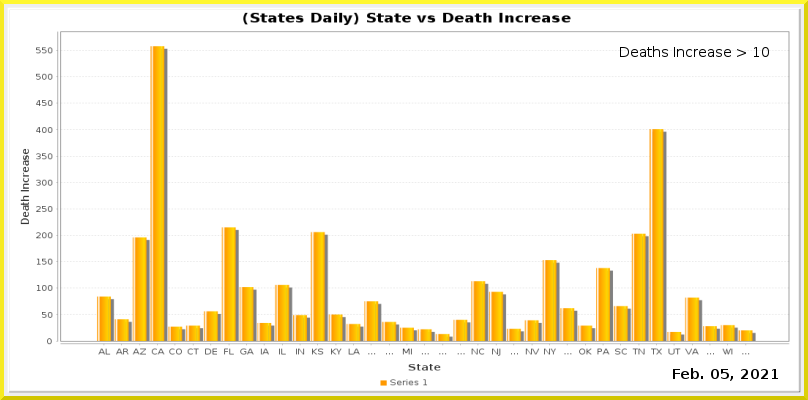
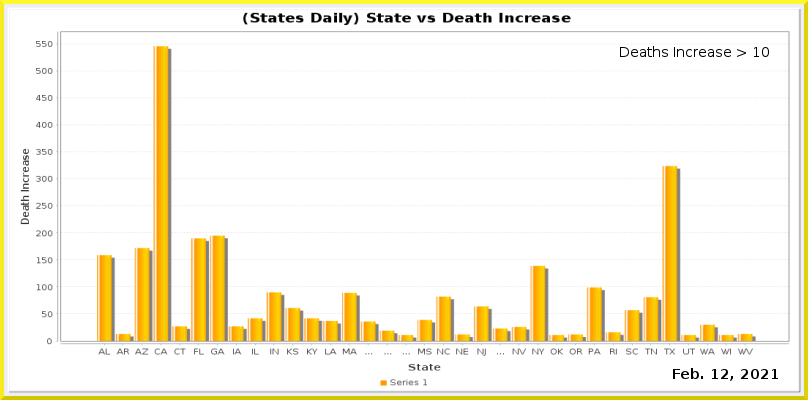
Layer changes from the first 808 x 400 image to the second:
painted on "Current Date" over (711, 369, 729, 379)
painted on "Date_vs_TestIncrease.png" over (36, 41, 789, 356)
